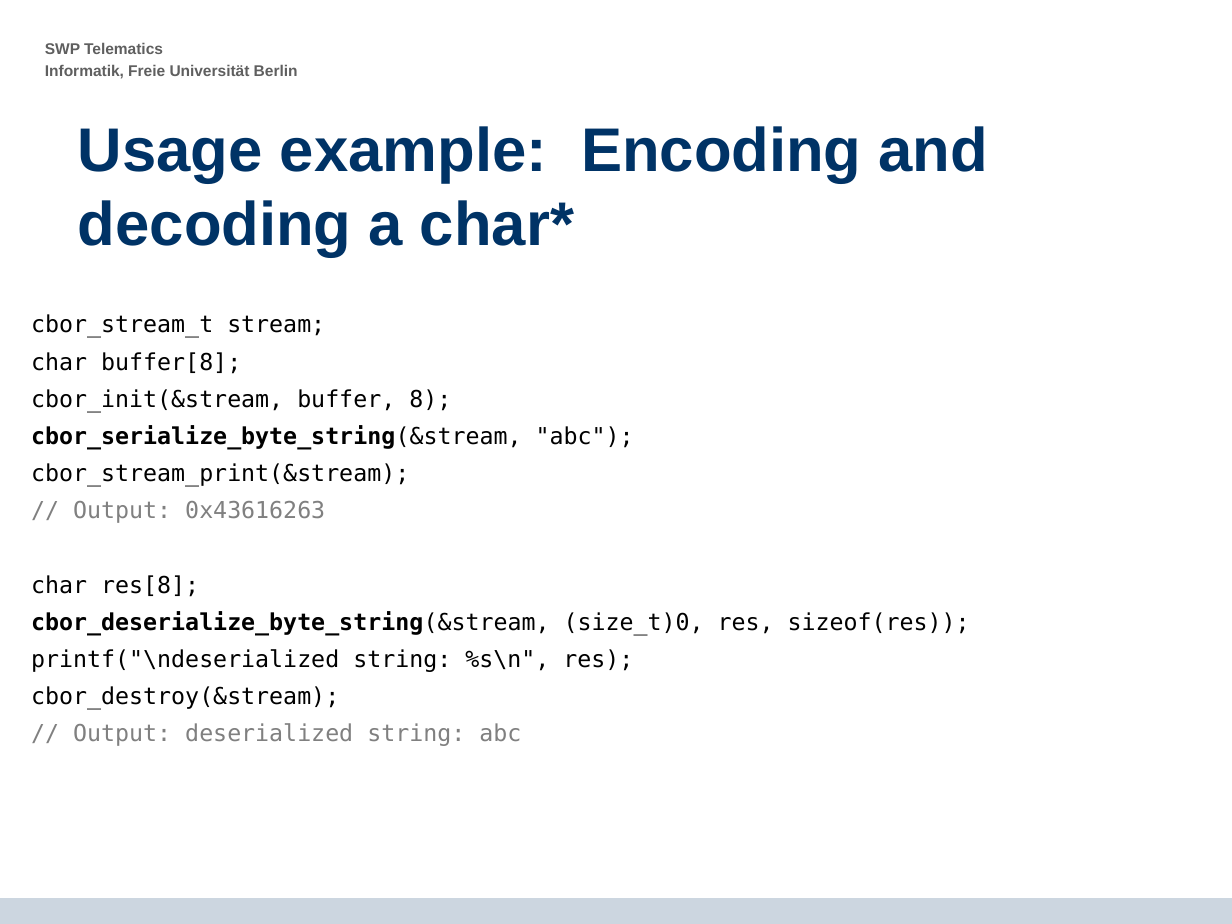
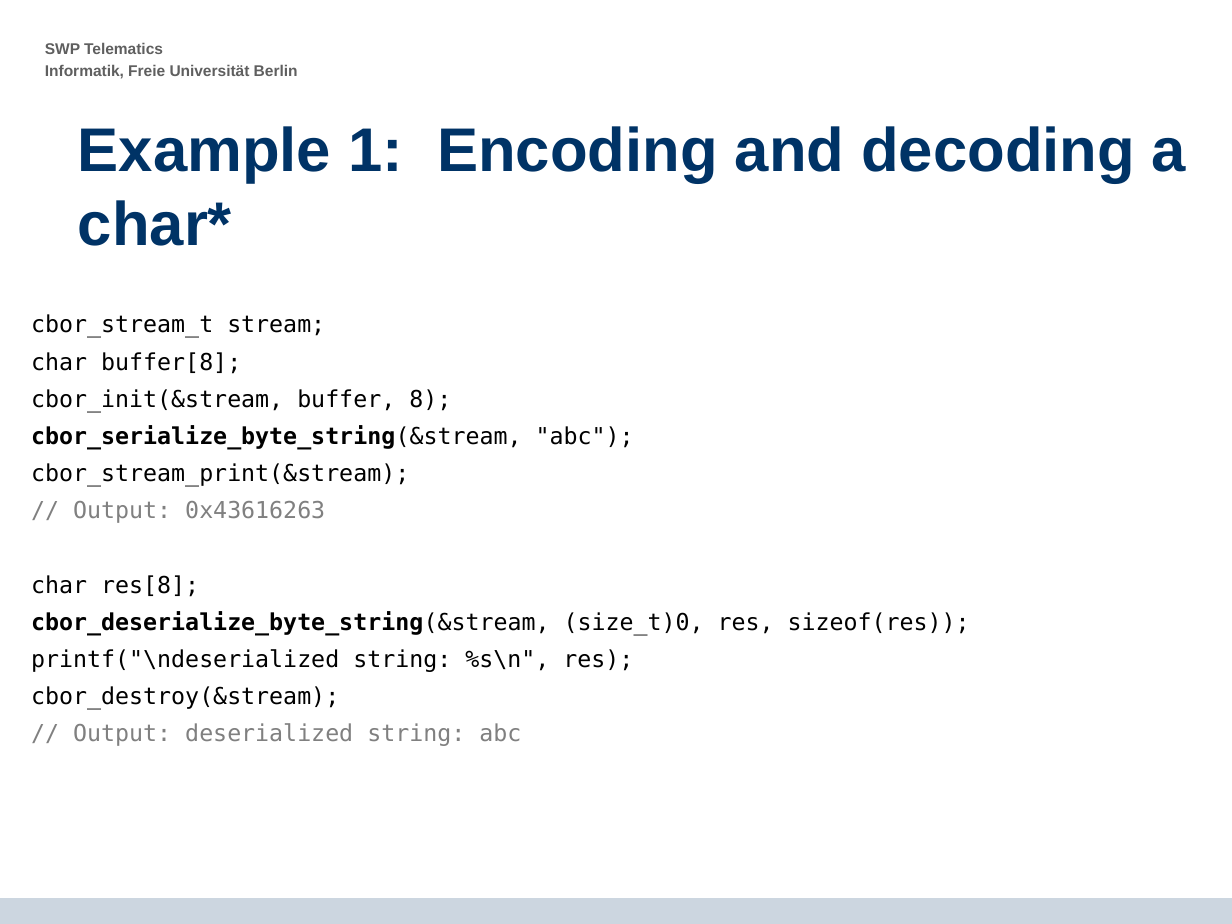
Before and after one commit to krf/cbor-for-riot, a slide deck: slide 27 of CBOR-Presentation_2014-07-15_final_presentation_v4.odp (slide 25 before the commit). Drawn at 1232x924 pixels with LibreOffice and Linux fonts; fonts in the diff are those of the drawing; background and template pictures are left out. Boxes give left, top, right and bottom in pixels: in the first picture for what was removed or moved away, otherwise in the second. Text is boxed around its words. In the diff, an @@ line names an element or a change of style, - is before the commit and + after.

```diff
--- a/CBOR-Presentation_2014-07-15_final_presentation_v4.odp
+++ b/CBOR-Presentation_2014-07-15_final_presentation_v4.odp
@@ title at [78, 126, 1186, 246]: text changed @@
-Usage example: Encoding and decoding a char*
+Example 1: Encoding and decoding a char*
```
Also in this commit, not shown: 8 other slides changed, 2 slides added, 1 slide removed.
